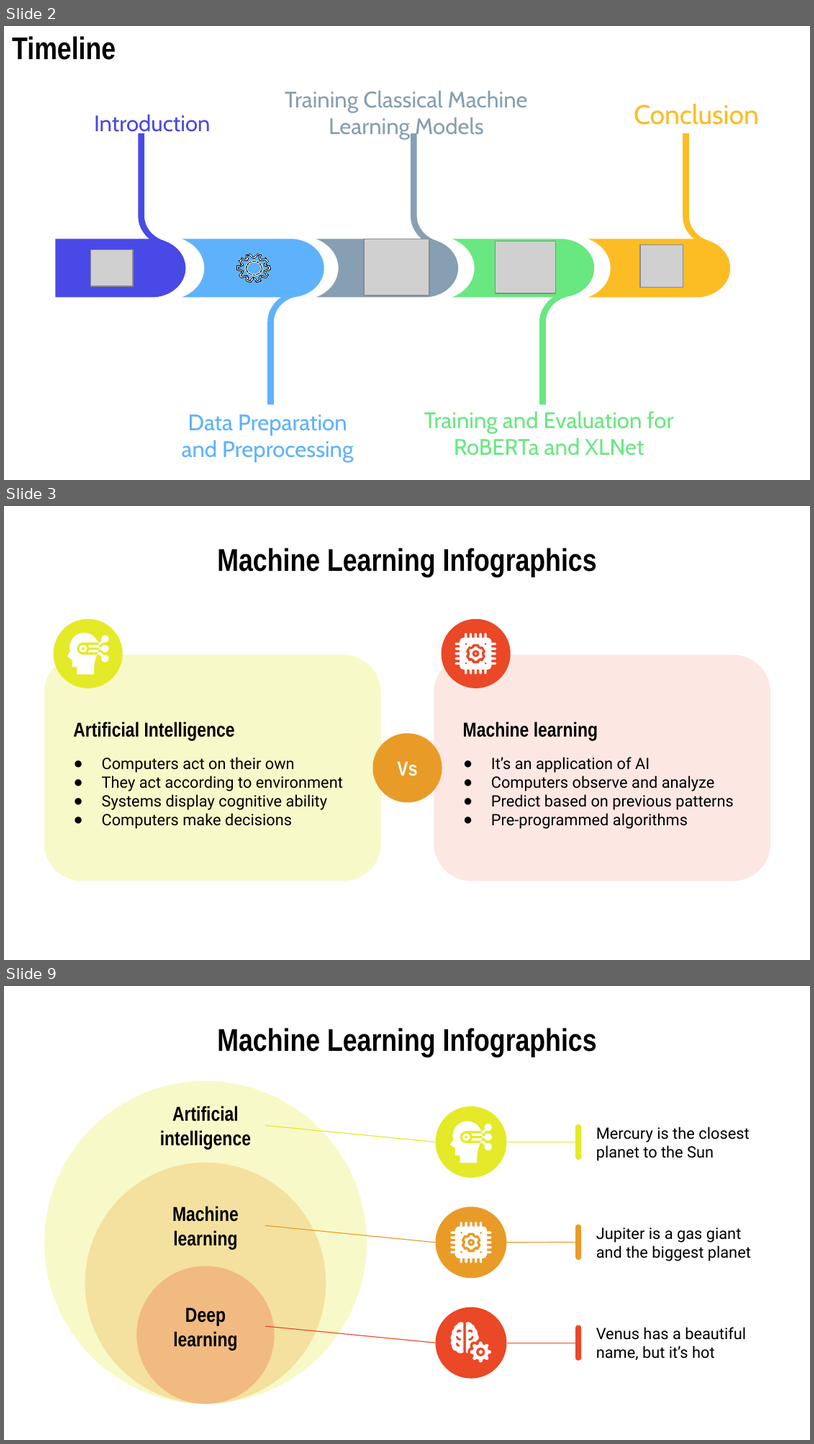
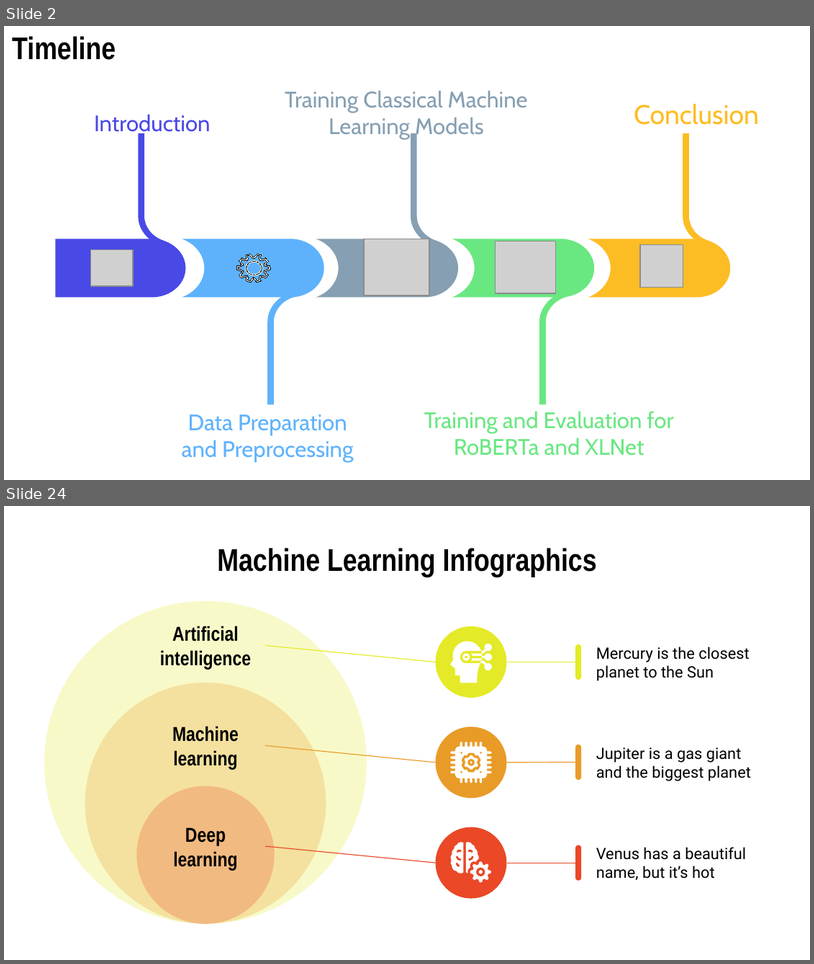
Before and after one commit to elghallali/Customer-Reviews-Classification, a slide deck: reports/Machine Learning Infographics by Slidesgo.pptx. Shown one above the other, each under a label of ours: slides 2, 3 and 9 before the commit, slides 2 and 24 after it; the slides between them are not shown. The pictures are 814x1444 and 814x964 pixels, drawn with LibreOffice and Linux fonts; fonts in the diff are those of the drawing; grey boxes stand for pictures. Boxes give left, top, right and bottom in pixels: in the first picture for what was removed or moved away, otherwise in the second. Text is boxed around its words. In the diff, an @@ line names an element or a change of style, - is before the commit and + after.

```diff
--- a/reports/Machine Learning Infographics by Slidesgo.pptx
+++ b/reports/Machine Learning Infographics by Slidesgo.pptx
@@ slide 3 removed at (x1=4, y1=506, x2=810, y2=960), background #FFFFFF @@
@@ title removed at (x1=217, y1=548, x2=597, y2=577) @@
-Machine Learning Infographics
@@ ellipse removed at (x1=53, y1=619, x2=123, y2=688) @@
@@ ellipse removed at (x1=442, y1=619, x2=511, y2=688) @@
@@ freeform shape removed at (x1=455, y1=633, x2=496, y2=674) @@
@@ rounded rectangle removed at (x1=44, y1=654, x2=381, y2=880) @@
@@ group removed at (x1=67, y1=633, x2=109, y2=674): 7 freeform shapes @@
@@ rounded rectangle removed at (x1=434, y1=654, x2=771, y2=880) @@
@@ freeform shape removed at (x1=469, y1=646, x2=483, y2=661) @@
@@ freeform shape removed at (x1=475, y1=652, x2=477, y2=654) @@
@@ text removed at (x1=73, y1=721, x2=235, y2=741) @@
-Artificial Intelligence
@@ text removed at (x1=463, y1=721, x2=598, y2=741) @@
-Machine learning
@@ ellipse removed at (x1=373, y1=734, x2=442, y2=803) @@
-Vs
@@ text removed at (x1=102, y1=757, x2=343, y2=829) @@
-● Computers act on their own
-● They act according to environment
-● Systems display cognitive ability
-● Computers make decisions
@@ text removed at (x1=491, y1=757, x2=734, y2=829) @@
-● It’s an application of AI
-● Computers observe and analyze
-● Predict based on previous patterns
-● Pre-programmed algorithms
@@ what was slide 9 is now slide 24 @@
```
Also in this commit, not shown: 23 slides changed, 16 slides added, 16 other files.
